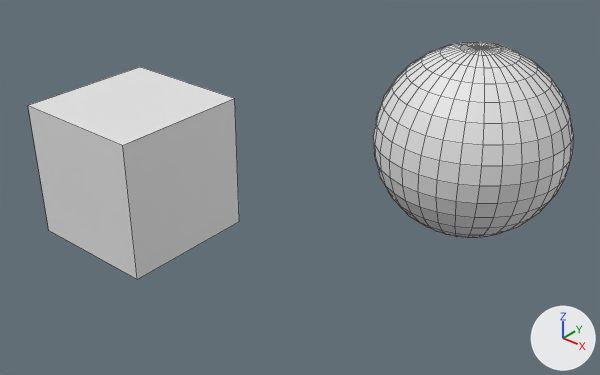
The Blender file Chapter11/Chapter11Start.blend: old version first, new version second.
Camera for both pictures: a 50 mm lens placed at (8.65, -6.77, 5.41), pointed at (3.33, -0.38, 0.95). The lights are fixed; the arrows at lower right show +X, +Y and +Z. Mesh edges are drawn as thin lines.

Before the edit, the objects in view are built like this:
```python
me_cube_001 = bpy.data.meshes.new('Cube.001')
me_cube_001.from_pydata(...)  # a box spanning x -1.0..1.0, y -1.0..1.0, z -1.0..1.0
me_sphere = bpy.data.meshes.new('Sphere')
me_sphere.from_pydata(...)  # a UV sphere (32 segments, 16 rings, poles along z) spanning x -1.0..1.0, y -1.0..1.0, z -1.0..1.0
ob_chapter11 = bpy.data.objects.new('Chapter11', me_cube_001)
ob_chapter11.location = (0.0, 0.0, 0.0)
ob_sphere = bpy.data.objects.new('Sphere', me_sphere)
ob_sphere.location = (5.029, 0.334, 1.786)
```
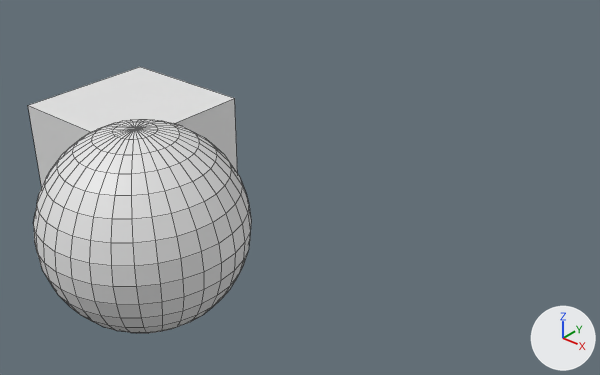
The change, as a diff of the scene's bpy script:
```diff
--- a/Chapter11/Chapter11Start.blend.py
+++ b/Chapter11/Chapter11Start.blend.py
@@ ob_sphere @@
 ob_sphere = bpy.data.objects.new('Sphere', me_sphere)
-ob_sphere.location = (5.029, 0.334, 1.786)
+ob_sphere.location = (3.226, -2.526, 1.392)
```

Location of each change, (x1, y1, x2, y2) in pixels of the pictures (600 x 375 px):
'Sphere', moved: before (373, 42, 573, 238); after (33, 119, 251, 333)
'Chapter11', unchanged, covered by the edit: before (28, 67, 239, 279); after (28, 67, 238, 187)
